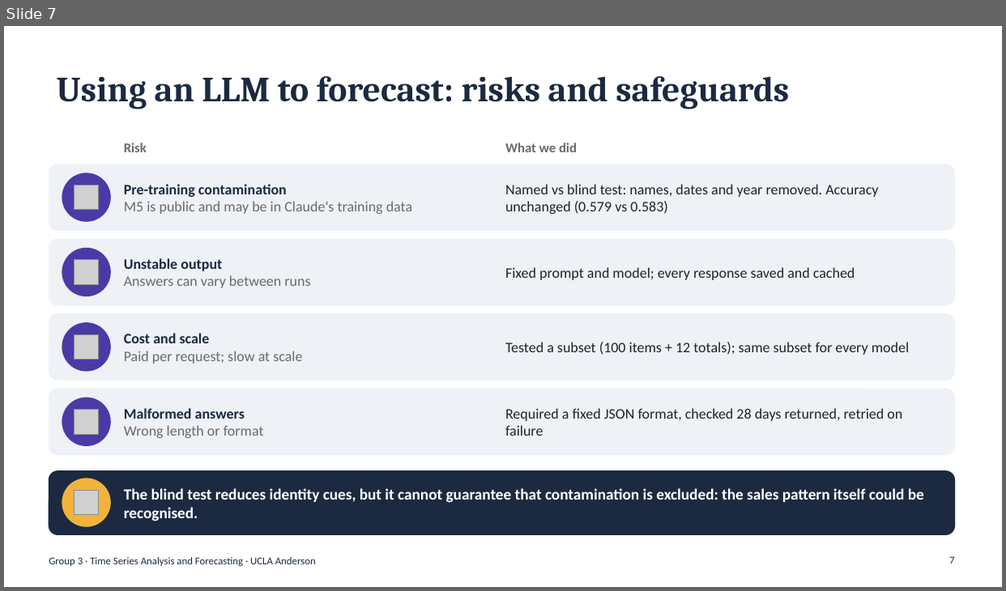
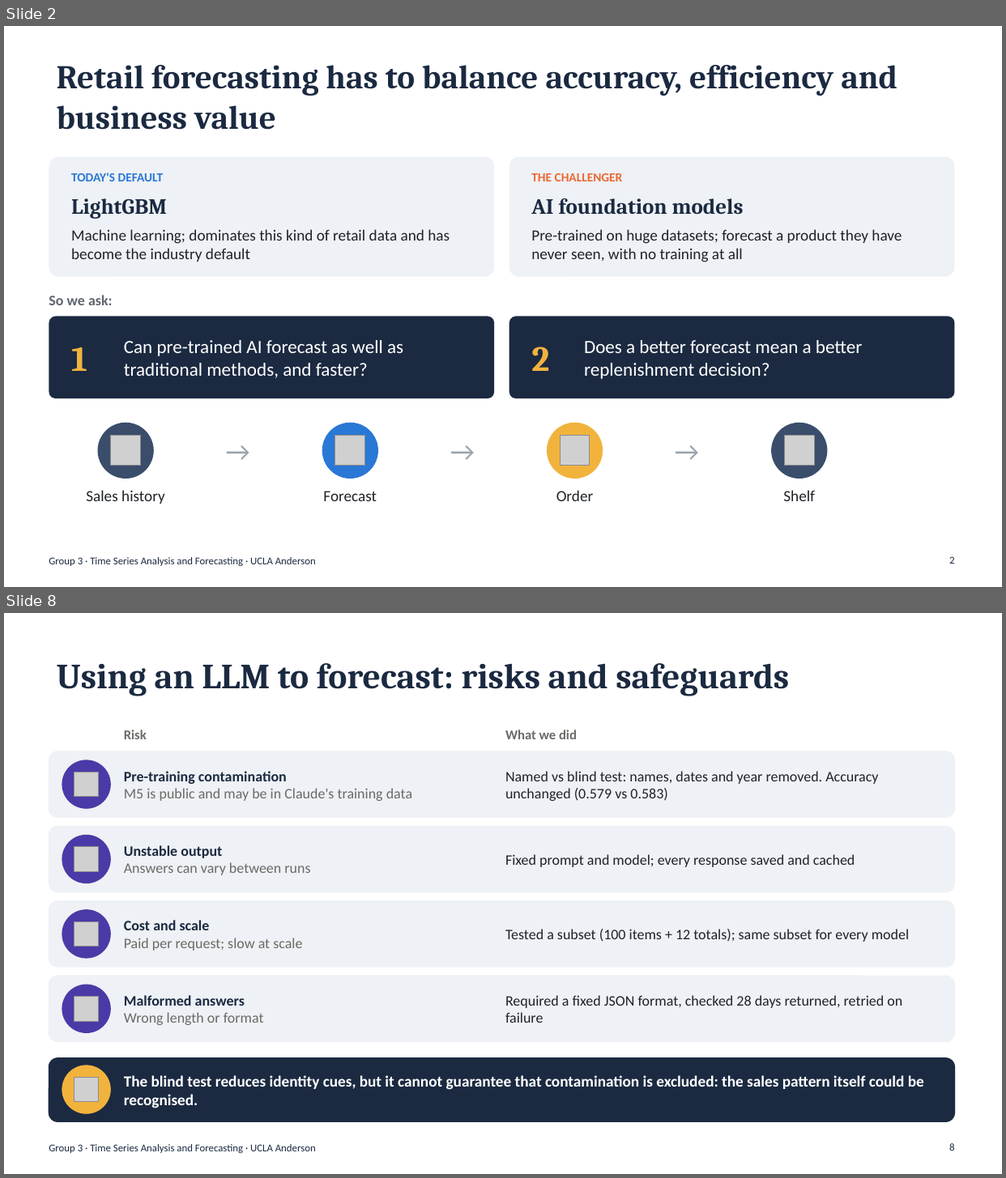
Before and after one commit to shihan-2002/m5-forecast-to-profit, a slide deck: presentation/Group3_Forecasting_Presentation.pptx. Shown one above the other, each under a label of ours: slide 7 before the commit, slides 2 and 8 after it; the slides between them are not shown. The pictures are 1006x591 and 1006x1178 pixels, drawn with LibreOffice and Linux fonts; fonts in the diff are those of the drawing; grey boxes stand for pictures. Boxes give left, top, right and bottom in pixels: in the first picture for what was removed or moved away, otherwise in the second. Text is boxed around its words. In the diff, an @@ line names an element or a change of style, - is before the commit and + after.

```diff
--- a/presentation/Group3_Forecasting_Presentation.pptx
+++ b/presentation/Group3_Forecasting_Presentation.pptx
@@ slide 2 added at bbox=[4, 26, 1002, 587], background #FFFFFF; not listed: 1 template element that a slide beside it also shows @@
@@ title added at bbox=[57, 65, 897, 130], 32 pt, text #1B2A41, bold @@
+Retail forecasting has to balance accuracy, efficiency and business value
@@ rounded rectangle added at bbox=[49, 157, 494, 277], fill #EEF1F5 @@
@@ rounded rectangle added at bbox=[509, 157, 955, 277], fill #EEF1F5 @@
@@ text added at bbox=[71, 173, 163, 182], 12 pt, text #2A78D6, bold @@
+TODAY'S DEFAULT
@@ text added at bbox=[531, 173, 623, 182], 12 pt, text #EB6834, bold @@
+THE CHALLENGER
@@ text added at bbox=[71, 199, 167, 219], 21 pt, text #1B2A41, bold @@
+LightGBM
@@ text added at bbox=[531, 199, 744, 215], 21 pt, text #1B2A41, bold @@
+AI foundation models
@@ text added at bbox=[71, 229, 450, 262], 15 pt, text #1F2328 @@
+Machine learning; dominates this kind of retail data and has become the industry default
@@ text added at bbox=[531, 229, 901, 263], 15 pt, text #1F2328 @@
+Pre-trained on huge datasets; forecast a product they have never seen, with no training at all
@@ text added at bbox=[49, 295, 113, 305], 14 pt, text #5F6670, bold @@
+So we ask:
@@ rounded rectangle added at bbox=[49, 317, 494, 399], fill #1B2A41 @@
@@ rounded rectangle added at bbox=[509, 317, 955, 399], fill #1B2A41 @@
@@ text added at bbox=[124, 340, 403, 378], 18 pt, text #FFFFFF @@
+Can pre-trained AI forecast as well as traditional methods, and faster?
@@ text added at bbox=[584, 340, 862, 379], 18 pt, text #FFFFFF @@
+Does a better forecast mean a better replenishment decision?
@@ text added at bbox=[71, 348, 87, 371], 34 pt, text #F2B33D, bold @@
+1
@@ text added at bbox=[531, 347, 549, 371], 34 pt, text #F2B33D, bold @@
+2
@@ ellipse added at bbox=[98, 423, 154, 479], fill #3A4D6B @@
@@ picture added at bbox=[111, 436, 141, 466] @@
@@ text added at bbox=[193, 423, 283, 479], 26 pt, text #9AA3AE @@
+→
@@ ellipse added at bbox=[322, 423, 378, 479], fill #2A78D6 @@
@@ picture added at bbox=[335, 436, 364, 466] @@
@@ text added at bbox=[418, 423, 508, 479], 26 pt, text #9AA3AE @@
+→
@@ ellipse added at bbox=[547, 423, 603, 479], fill #F2B33D @@
@@ picture added at bbox=[560, 436, 590, 466] @@
@@ text added at bbox=[642, 423, 732, 479], 26 pt, text #9AA3AE @@
+→
@@ ellipse added at bbox=[771, 423, 828, 479], fill #3A4D6B @@
@@ picture added at bbox=[785, 436, 815, 466] @@
@@ text added at bbox=[86, 490, 165, 504], 15 pt, text #1F2328 @@
+Sales history
@@ text added at bbox=[323, 491, 377, 501], 15 pt, text #1F2328 @@
+Forecast
@@ text added at bbox=[556, 490, 594, 501], 15 pt, text #1F2328 @@
+Order
@@ text added at bbox=[783, 490, 815, 501], 15 pt, text #1F2328 @@
+Shelf
@@ page number added at bbox=[949, 557, 954, 564], 10 pt, text #1B2A41 @@
+2
@@ what was slide 7 is now slide 8 @@
@@ page number at bbox=[949, 1144, 954, 1151]: text changed @@
-7
+8
```
Also in this commit, not shown: 7 slides changed, 1 other slide added, 1 slide removed.
